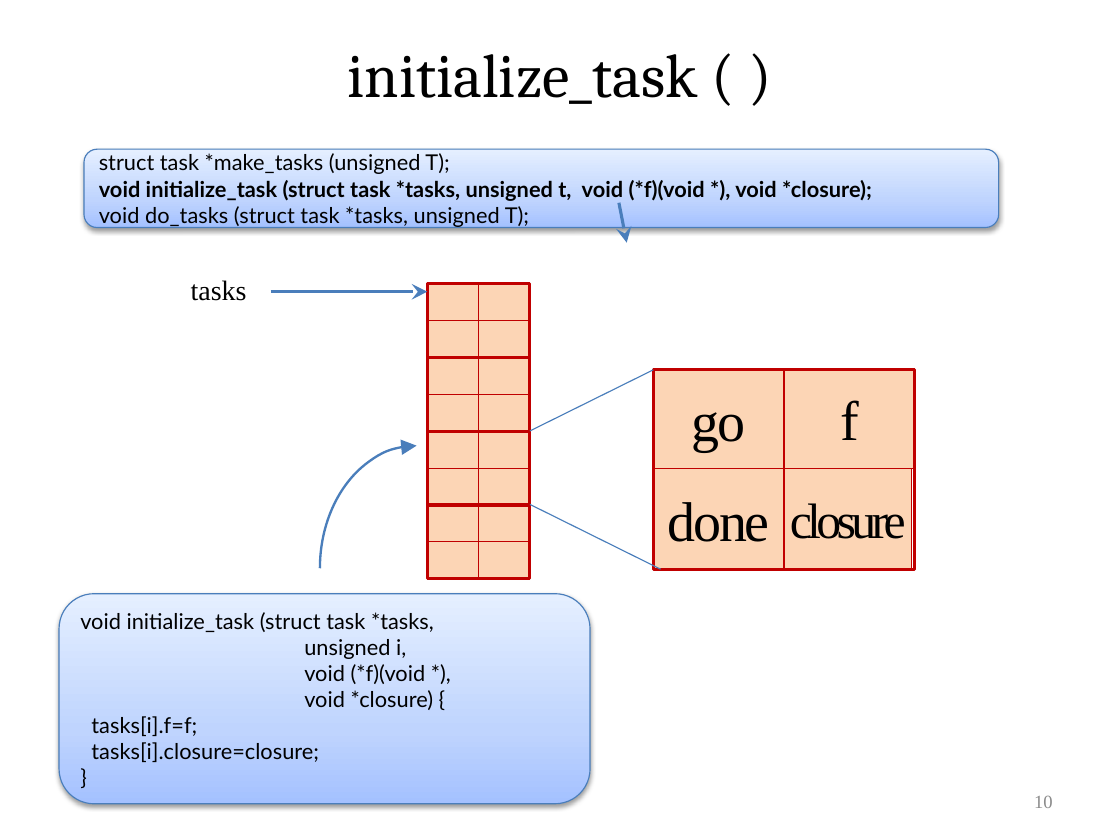
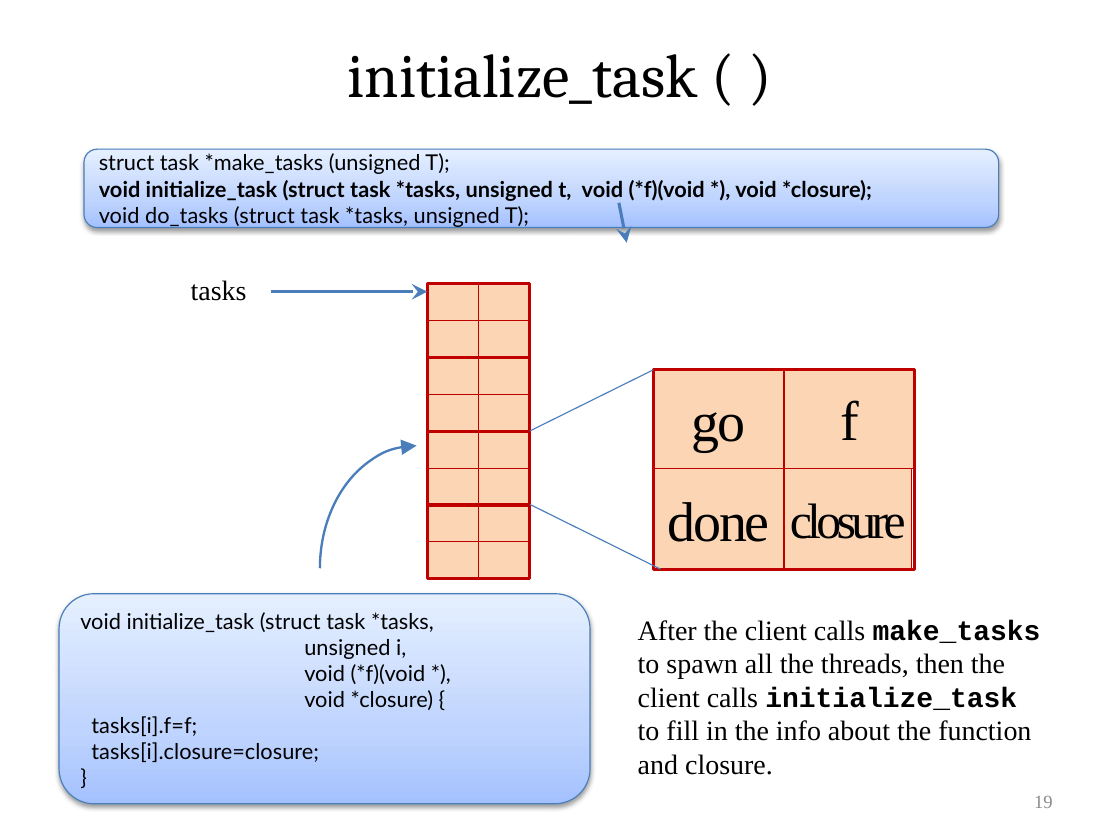
Before and after one commit to VeriNum/pardotprod, a slide deck: slide 19 of doc/Parallel Dot Product.pptx (slide 10 before the commit). Drawn at 1120x840 pixels with LibreOffice and Linux fonts; fonts in the diff are those of the drawing. Boxes give left, top, right and bottom in pixels: in the first picture for what was removed or moved away, otherwise in the second. Text is boxed around its words. In the diff, an @@ line names an element or a change of style, - is before the commit and + after.

```diff
--- a/doc/Parallel Dot Product.pptx
+++ b/doc/Parallel Dot Product.pptx
@@ text added at [638,620,1041,775], 18 pt, text #000000 @@
+After the client calls make_tasks to spawn all the threads, then the client calls initialize_task to fill in the info about the function and closure.
@@ page number at [1034,796,1053,808]: text changed @@
-10
+19
```
Also in this commit, not shown: 24 other slides changed, 19 slides added, 2 slides removed, 1 other file.
